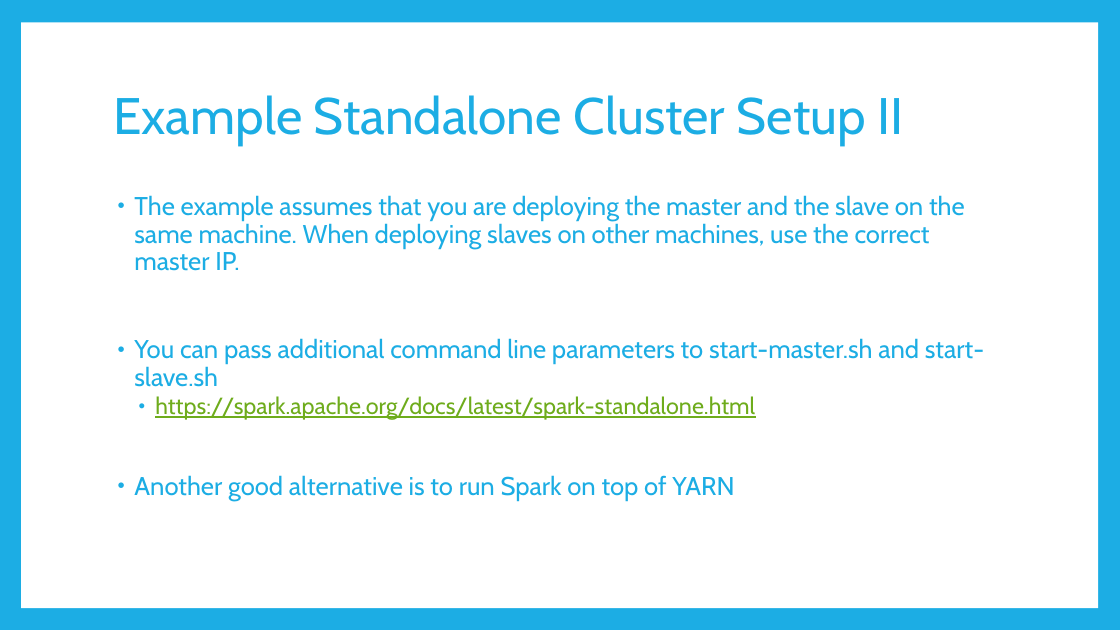
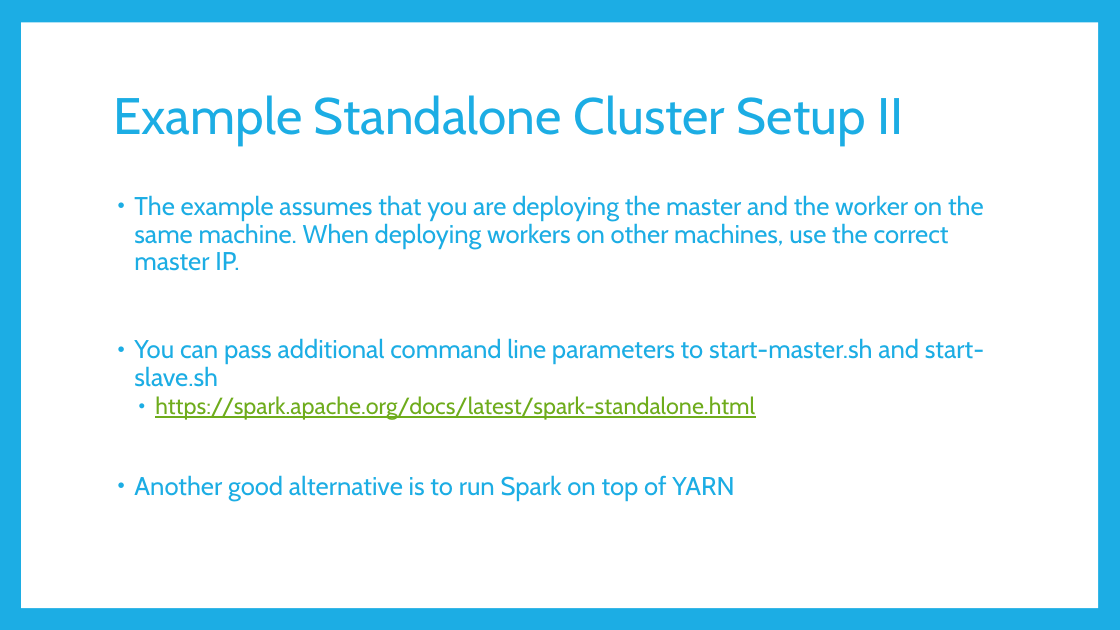
Before and after one commit to rug-sc/spark-boot-camp, a slide deck: slide 13 of slides/Apache Spark Bootcamp.pptx. Drawn at 1120x630 pixels with LibreOffice and Linux fonts; fonts in the diff are those of the drawing. Boxes give left, top, right and bottom in pixels: in the first picture for what was removed or moved away, otherwise in the second. Text is boxed around its words. In the diff, an @@ line names an element or a change of style, - is before the commit and + after.

```diff
--- a/slides/Apache Spark Bootcamp.pptx
+++ b/slides/Apache Spark Bootcamp.pptx
@@ text at [134, 195, 984, 271]: text changed @@
-• The example assumes that you are deploying the master and the slave on the same machine. When deploying slaves on other machines, use the correct master IP.
+• The example assumes that you are deploying the master and the worker on the same machine. When deploying workers on other machines, use the correct master IP.
```
Also in this commit, not shown: 10 other slides changed, 1 other file.
